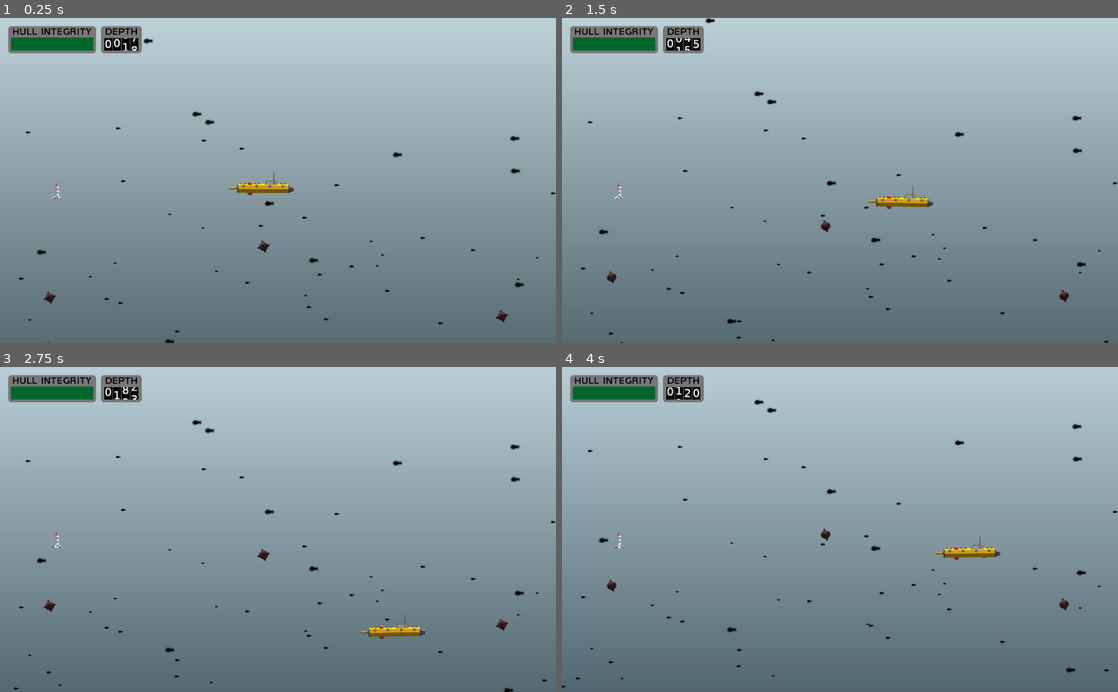
Above: before the commit, frames 1-4 (two rows, left to right).
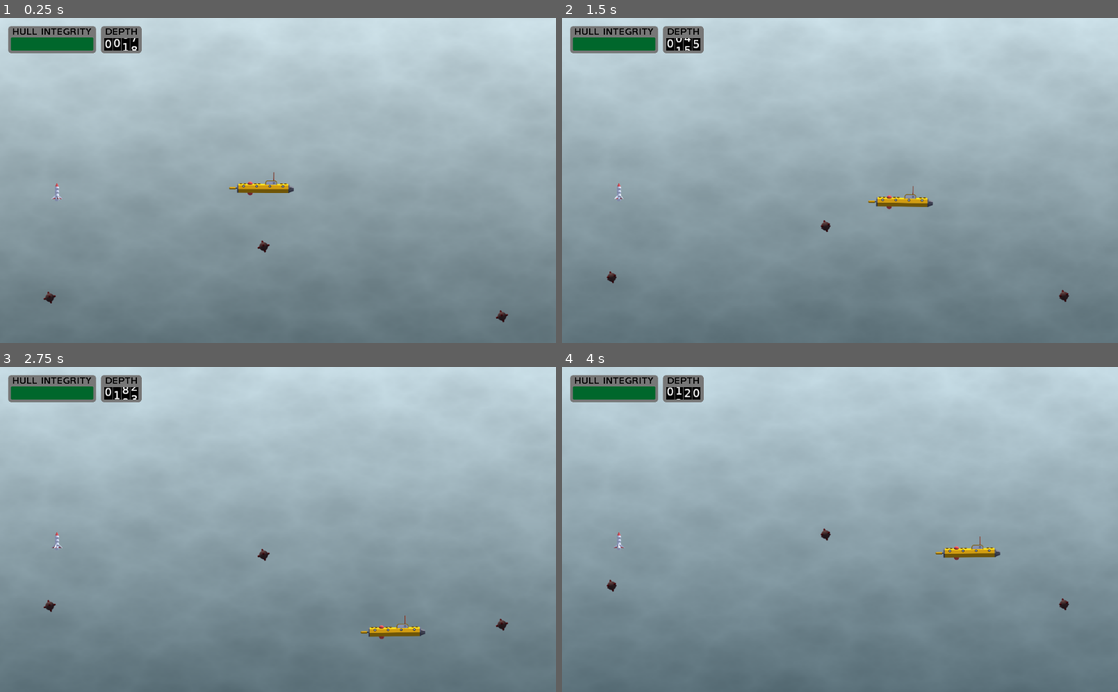
Above: after the commit, the same moments.

Repository: marc-hugh-tom/ludum-dare-48
Game: Godot game, scene res://nodes/PlayState.tscn
The game is run twice, just before and just after one commit, with the same random seed, the same clock (stepped at 60 frames per second) and the same inputs.
Inputs:
- Up to frame 1 (0.25 s): no input
- Up to frame 2 (1.5 s): hold D (ui_right) 0.53-1.28 s; hold S (ui_down) from 1.28 s (still down)
- Up to frame 3 (2.75 s): release S (ui_down) at 2.03 s; hold D (ui_right) from 2.03 s (still down)
- Up to frame 4 (4 s): release D (ui_right) at 2.78 s; hold W (ui_up) 2.78-3.53 s; hold A (ui_left) from 3.53 s (still down)

The runs differ from the first frame. In frame 1, 0.5% of the frame differs, in the area x 3-100%, y 6-100%; in frame 2, 0.5%; in frame 3, 0.5%; in frame 4, 0.5%, in the area x 0-100%, y 10-99%.

Commit message:
Replaced debris with noise texture

Diff:
--- a/nodes/Background.tscn
+++ b/nodes/Background.tscn
@@ -1,13 +1,17 @@
-[gd_scene load_steps=5 format=2]
+[gd_scene load_steps=6 format=2]
 
 [ext_resource path="res://scripts/Background.gd" type="Script" id=1]
 [ext_resource path="res://shaders/sea.shader" type="Shader" id=2]
 [ext_resource path="res://assets/background/base.png" type="Texture" id=3]
+[ext_resource path="res://assets/noise_texture/T_Random_39.png" type="Texture" id=4]
 
 [sub_resource type="ShaderMaterial" id=1]
 shader = ExtResource( 2 )
+shader_param/noise_scroll_value = 0.0
+shader_param/noise_visibility = 0.05
 shader_param/base_colour = Color( 0, 0.95, 1, 1 )
 shader_param/gradient_factor = 0.4
+shader_param/noise_texture = ExtResource( 4 )
 
 [node name="Background" type="Node2D"]
 script = ExtResource( 1 )
@@ -17,13 +21,3 @@
 position = Vector2( 512, 300 )
 scale = Vector2( 32, 18.75 )
 texture = ExtResource( 3 )
-
-[node name="ParallaxLayer1" type="Node2D" parent="."]
-
-[node name="ParallaxLayer2" type="Node2D" parent="."]
-
-[node name="ParallaxLayer3" type="Node2D" parent="."]
-
-[node name="DebrisTimer" type="Timer" parent="."]
-wait_time = 0.5
-autostart = true
--- a/nodes/Debris.tscn
+++ /dev/null
@@ -1,8 +0,0 @@
-[gd_scene load_steps=2 format=2]
-
-[ext_resource path="res://scripts/Debris.gd" type="Script" id=1]
-
-[node name="Debris" type="Sprite"]
-script = ExtResource( 1 )
-
-[node name="VisibilityNotifier2D" type="VisibilityNotifier2D" parent="."]
--- a/scripts/Background.gd
+++ b/scripts/Background.gd
@@ -11,48 +11,26 @@
 	Color("0f2a47"),
 	Color("090d25")
 ]
-# List of background things to spawn
-var debris_array = [
-	preload("res://assets/background/fish_silhouette.png")
-]
 # Max parallax number layers
 var max_parallax = 3
-# Initial debris spawn simulation
-var debris_init_spawn_time = 30
 
 ##############################
 
 onready var global = get_tree().get_root().get_node("GlobalVariables")
-var debris_preload = preload("res://nodes/Debris.tscn")
 
 func _ready():
-	var _return = $DebrisTimer.connect("timeout", self, "spawn_debris")
-	init_spawn_debris()
+	pass
 
 func _process(delta):
+	var mat = $Background.get_material()
 	var depth = global.get_depth()
 	var colour_idx = floor(depth / depth_cutoff)
 	var t = fmod(depth, depth_cutoff) / depth_cutoff
+	mat.set_shader_param("noise_scroll_value", t)
 	# If we've reached the bottom, cap the colour to the final colour
 	if colour_idx + 1 >= len(colour_array):
 		colour_idx = len(colour_array) - 2
 		t = 1.0
 	var colour = colour_array[colour_idx].linear_interpolate(
 		colour_array[colour_idx+1], t)
-	set_shader_colour(colour)
-
-func set_shader_colour(colour):
-	$Background.get_material().set_shader_param("base_colour", colour)
-
-func spawn_debris():
-	var debris = debris_preload.instance()
-	debris.set_texture(debris_array[randi() % len(debris_array)])
-	var parallax_layer = 1 + (randi() % max_parallax)
-	debris.set_parallax_modifier(parallax_layer)
-	get_node("ParallaxLayer" + str(parallax_layer)).add_child(debris)
-	return(debris)
-
-func init_spawn_debris():
-	for idx in range((debris_init_spawn_time / $DebrisTimer.wait_time)):
-		var debris = spawn_debris()
-		debris.update_position(idx * $DebrisTimer.wait_time)
+	mat.set_shader_param("base_colour", colour)
--- a/scripts/Debris.gd
+++ /dev/null
@@ -1,22 +0,0 @@
-extends Sprite
-
-var parallax_modifier = 1.0
-
-##############################
-
-onready var global = get_tree().get_root().get_node("GlobalVariables")
-
-func _ready():
-	var screen_size = get_viewport().get_size()
-	position = Vector2(rand_range(0.0, screen_size.x), screen_size.y + 50)
-	$VisibilityNotifier2D.connect("screen_exited", self, "queue_free")
-
-func set_parallax_modifier(input_float):
-	parallax_modifier = input_float
-	scale = Vector2(1.0 / parallax_modifier, 1.0 / parallax_modifier)
-
-func _process(delta):
-	update_position(delta)
-
-func update_position(delta):
-	position += delta * global.get_scroll_vector() / parallax_modifier
--- a/shaders/sea.shader
+++ b/shaders/sea.shader
@@ -1,15 +1,26 @@
 shader_type canvas_item;
+
+uniform sampler2D noise_texture;
+uniform float noise_scroll_value : hint_range(0.0, 1.0);
+uniform float noise_visibility : hint_range(0.0, 1.0);
 
 uniform vec4 base_colour : hint_color;
 uniform float gradient_factor : hint_range(0.0, 1.0);
 
 void fragment() {
-	float modifier = UV.y * gradient_factor;
+	float noise_y = noise_scroll_value + UV.y;
+	if (noise_y > 1.0) {
+		noise_y -= 1.0;
+	}
+	vec2 noise_uv = vec2(UV.x, noise_y);
+	vec4 noise = texture(noise_texture, noise_uv);
+
+	float modifier = (UV.y * gradient_factor);
 
 	COLOR = vec4(
 		base_colour.r-modifier,
 		base_colour.g-modifier,
 		base_colour.b-modifier,
 		1.0
-	);
+	) + (noise.r * noise_visibility);
 }
Binary file removed: assets/background/fish_silhouette.png
Binary file added: assets/noise_texture/T_Random_39.png
Not shown, changed: assets/noise_texture/T_Random_39.png.import
Not shown, changed: README.md
